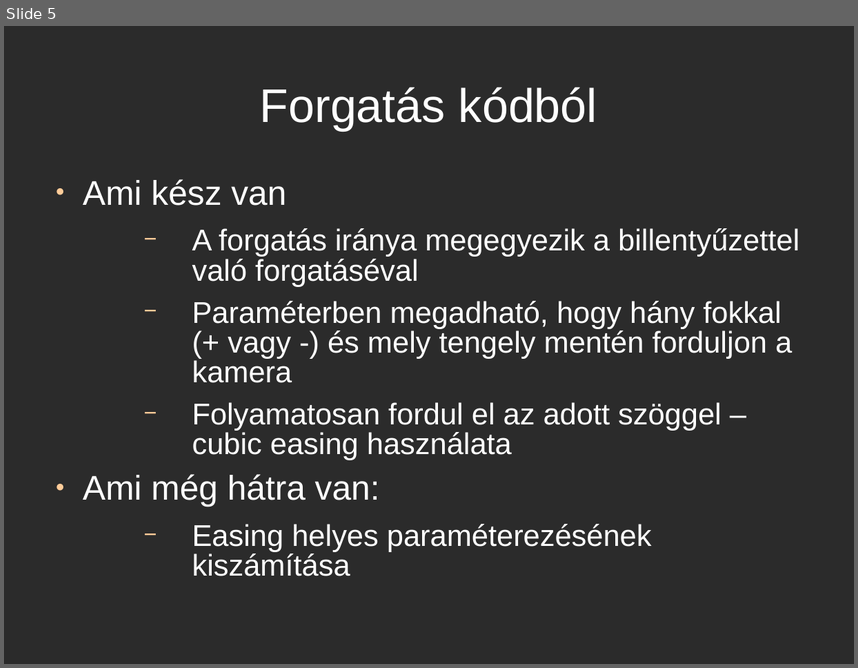
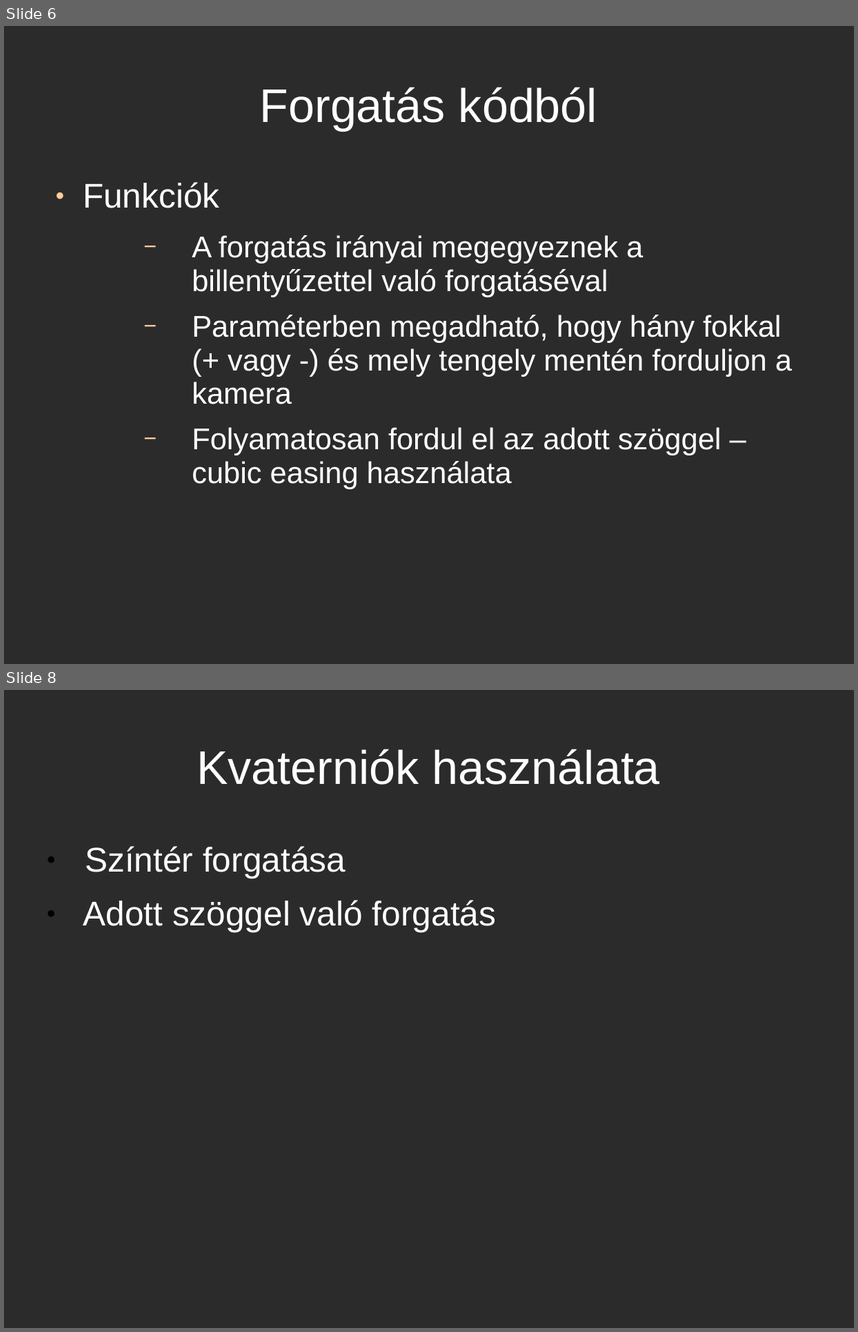
Before and after one commit to csko/Pool, a slide deck: Milestone 1/doc/borde_sandor_m1.ppt. Shown one above the other, each under a label of ours: slide 5 before the commit, slides 6 and 8 after it; the slides between them are not shown. The pictures are 858x668 and 858x1332 pixels, drawn with LibreOffice and Linux fonts; fonts in the diff are those of the drawing; background and template pictures are left out; a plain dark background stands for a picture behind light text. Boxes give left, top, right and bottom in pixels: in the first picture for what was removed or moved away, otherwise in the second. Text is boxed around its words. In the diff, an @@ line names an element or a change of style, - is before the commit and + after.

```diff
--- a/Milestone 1/doc/borde_sandor_m1.ppt
+++ b/Milestone 1/doc/borde_sandor_m1.ppt
@@ slide 8 added at (x1=4, y1=690, x2=854, y2=1328), background picture (left out) @@
@@ title added at (x1=197, y1=749, x2=660, y2=785), 44 pt, text #FFFFFF @@
+Kvaterniók használata
@@ text added at (x1=83, y1=846, x2=496, y2=932), 32 pt, text #FFFFFF @@
+● Színtér forgatása
+● Adott szöggel való forgatás
@@ what was slide 5 is now slide 6 @@
@@ slide 6 changed as well @@
@@ text at (x1=83, y1=182, x2=643, y2=297): text changed @@
-● Ami kész van
-  − A forgatás iránya megegyezik a billentyűzettel való forgatáséval
+● Funkciók
+  − A forgatás irányai megegyeznek a billentyűzettel való forgatáséval
@@ text at (x1=192, y1=314, x2=792, y2=489): line spacing 0.83 to 0.93 @@
@@ text at (x1=83, y1=474, x2=652, y2=576): paragraphs removed @@
-● Ami még hátra van:
-  − Easing helyes paraméterezésének kiszámítása
```
Also in this commit, not shown: 3 other slides changed, 4 other slides added, 1 slide removed, 6 other files.
